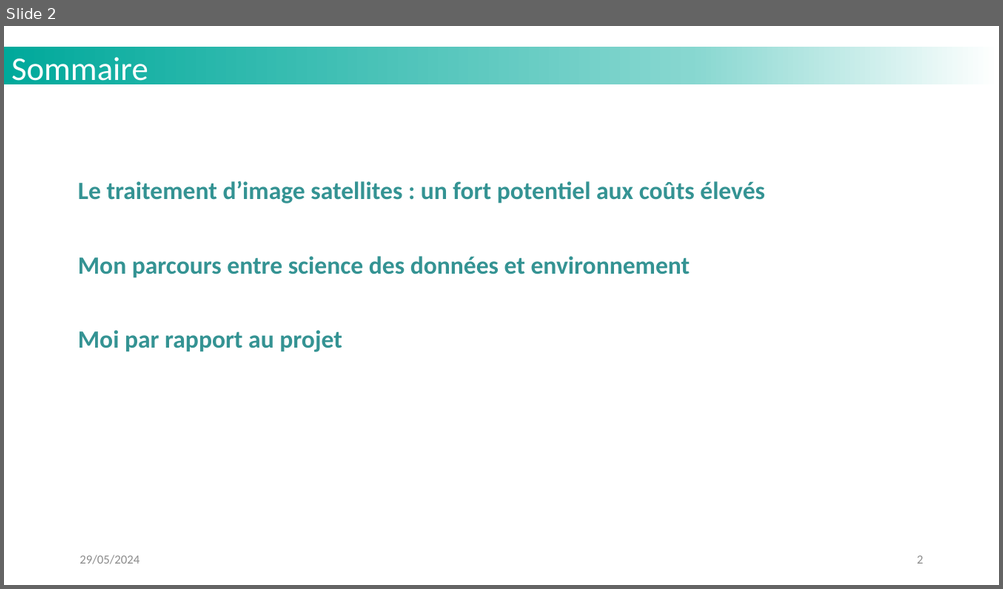
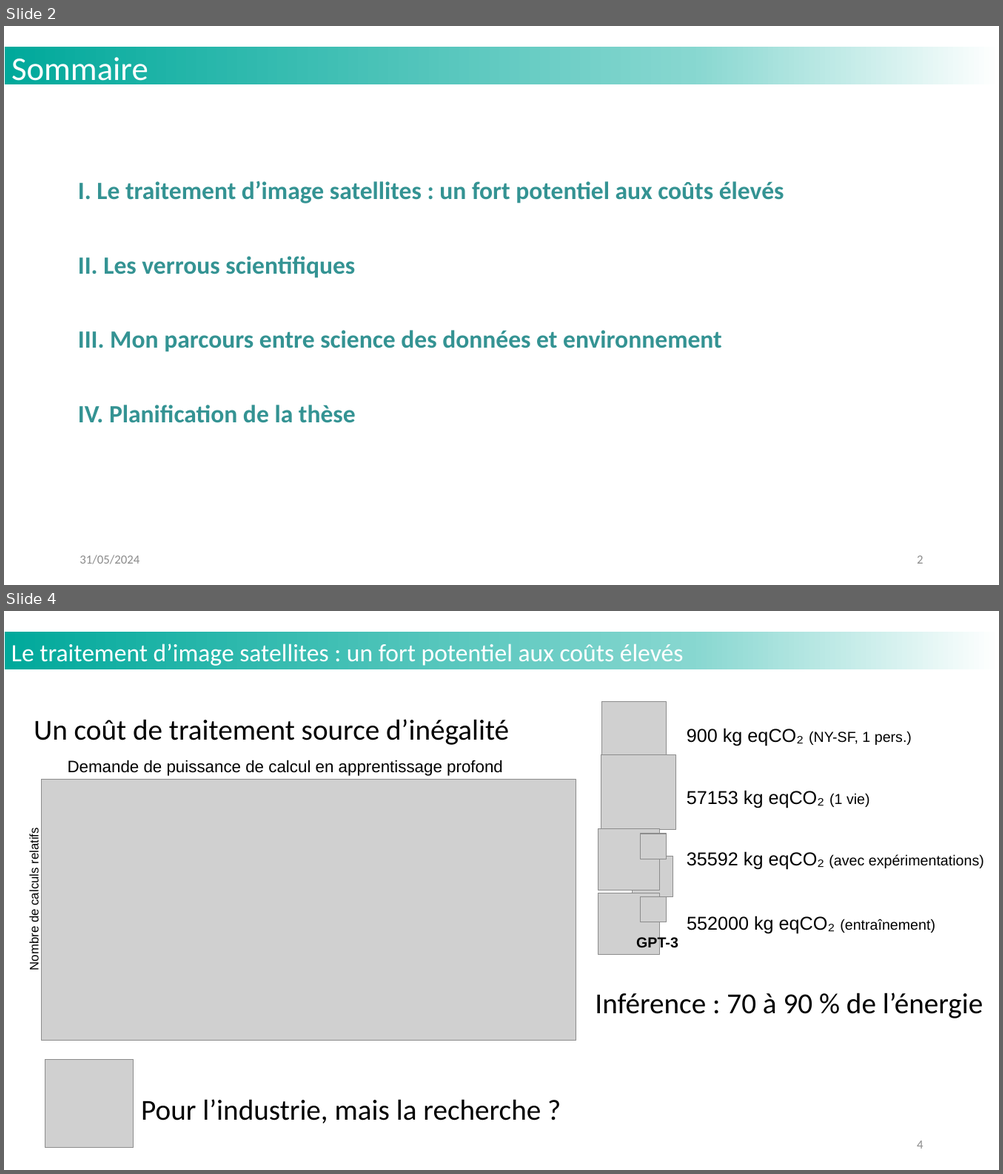
Before and after one commit to MattVerlynde/cahier-labo-stage, a slide deck: static/files_presentation/slides_presentation_these_LISTIC_MVerlynde_2024.pptx. Shown one above the other, each under a label of ours: slide 2 before the commit, slides 2 and 4 after it; the slides between them are not shown. The pictures are 1003x589 and 1003x1174 pixels, drawn with LibreOffice and Linux fonts; fonts in the diff are those of the drawing; grey boxes stand for pictures; background and template pictures are left out. Boxes give left, top, right and bottom in pixels: in the first picture for what was removed or moved away, otherwise in the second. Text is boxed around its words. In the diff, an @@ line names an element or a change of style, - is before the commit and + after.

```diff
--- a/static/files_presentation/slides_presentation_these_LISTIC_MVerlynde_2024.pptx
+++ b/static/files_presentation/slides_presentation_these_LISTIC_MVerlynde_2024.pptx
@@ slide 4 added at bbox=[4, 611, 999, 1170], background #FFFFFF; not listed: 1 template element that a slide beside it also shows @@
@@ text added at bbox=[11, 644, 683, 666], 24 pt, text #FFFFFF @@
+Le traitement d’image satellites : un fort potentiel aux coûts élevés
@@ text added at bbox=[34, 719, 509, 745], 28 pt, text #000000 @@
+Un coût de traitement source d’inégalité
@@ picture added at bbox=[602, 702, 666, 767] @@
@@ text added at bbox=[686, 728, 911, 746], 14 pt, text #000000 @@
+900 kg eqCO₂ (NY-SF, 1 pers.)
@@ text added at bbox=[68, 760, 503, 776], 16 pt, text #000000 @@
+Demande de puissance de calcul en apprentissage profond
@@ picture added at bbox=[602, 755, 676, 829] @@
@@ picture added at bbox=[41, 780, 575, 1042] @@
@@ text added at bbox=[686, 790, 870, 809], 18 pt, text #000000 @@
+57153 kg eqCO₂ (1 vie)
@@ text added at bbox=[28, 831, 42, 969], 12 pt, text #000000 @@
+Nombre de calculs relatifs
@@ picture added at bbox=[598, 829, 659, 890] @@
@@ picture added at bbox=[640, 834, 666, 860] @@
@@ text added at bbox=[686, 851, 984, 869], 14 pt, text #000000 @@
+35592 kg eqCO₂ (avec expérimentations)
@@ picture added at bbox=[632, 857, 673, 897] @@
@@ picture added at bbox=[599, 893, 660, 954] @@
@@ picture added at bbox=[640, 897, 666, 922] @@
@@ text added at bbox=[686, 916, 935, 934], 14 pt, text #000000 @@
+552000 kg eqCO₂ (entraînement)
@@ text added at bbox=[636, 937, 678, 951], 14 pt, text #000000, bold @@
+GPT-3
@@ text added at bbox=[595, 993, 982, 1019], 28 pt, text #000000 @@
+Inférence : 70 à 90 % de l’énergie
@@ picture added at bbox=[45, 1060, 133, 1148] @@
@@ text added at bbox=[141, 1099, 540, 1124], 28 pt, text #000000 @@
+Pour l’industrie, mais la recherche ?
@@ page number added at bbox=[916, 1141, 922, 1149], 12 pt, text #8B8B8B @@
+4
@@ slide 2 changed as well @@
@@ text at bbox=[78, 181, 784, 423]: text changed @@
-Le traitement d’image satellites : un fort potentiel aux coûts élevés
-Mon parcours entre science des données et environnement
-Moi par rapport au projet
+I. Le traitement d’image satellites : un fort potentiel aux coûts élevés
+II. Les verrous scientifiques
+III. Mon parcours entre science des données et environnement
+IV. Planification de la thèse
@@ text at bbox=[79, 555, 139, 565]: text changed @@
-29/05/2024
+31/05/2024
```
Also in this commit, not shown: 6 other slides changed, 5 other slides added, 2 slides removed, 3 other files.
